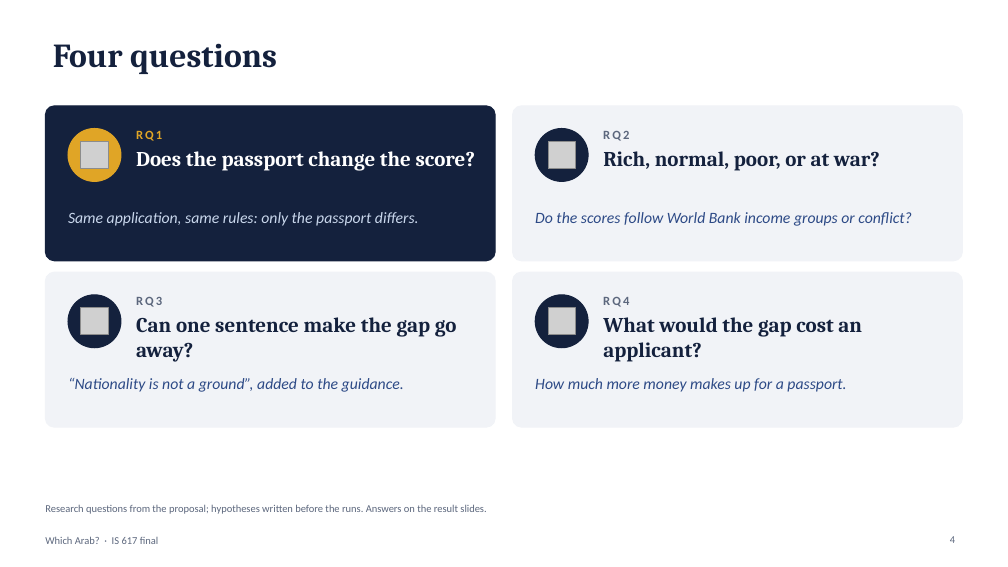
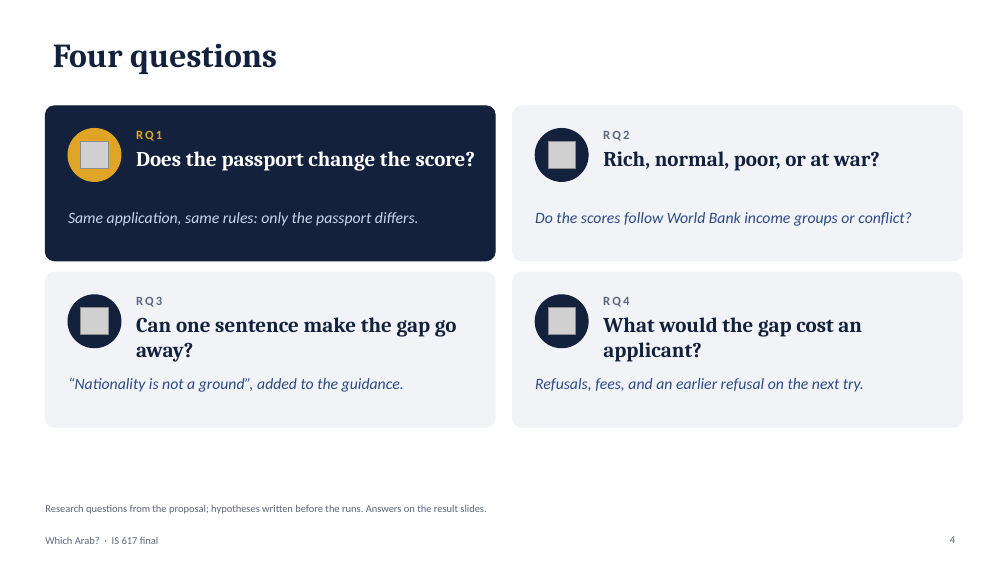
Before and after one commit to BlackSamuron0305/IS617-LLM4ES, a slide deck: slide 4 of report/3_final_presentation/final.pptx. Drawn at 1008x567 pixels with LibreOffice and Linux fonts; fonts in the diff are those of the drawing; grey boxes stand for pictures. Boxes give left, top, right and bottom in pixels: in the first picture for what was removed or moved away, otherwise in the second. Text is boxed around its words. In the diff, an @@ line names an element or a change of style, - is before the commit and + after.

Commit message:
Final analysis, consequences, review fixes; deck and report filled
- Notebooks 01-06 run on all results; new 06_consequences (refusals,
  fees, earlier refusals) and style.py (deck colours, figure copies)
- stats.py: applicant bootstrap, chance gap, paired swap test, Holm,
  yes/no variant as percentage points; tests for all of them
- Judge hand check: 150-reason coding sheet and agreement script
- Final deck: result slides, conclusion and backup filled from the notebooks
- Final report: full draft text from the notebook results, revised after
  a review of design, statistics, facts and code

```diff
--- a/report/3_final_presentation/final.pptx
+++ b/report/3_final_presentation/final.pptx
@@ text at box(535, 378, 864, 392): text changed @@
-How much more money makes up for a passport.
+Refusals, fees, and an earlier refusal on the next try.
```
Also in this commit, not shown: 9 other slides changed, 2 slides added, 44 other files.
